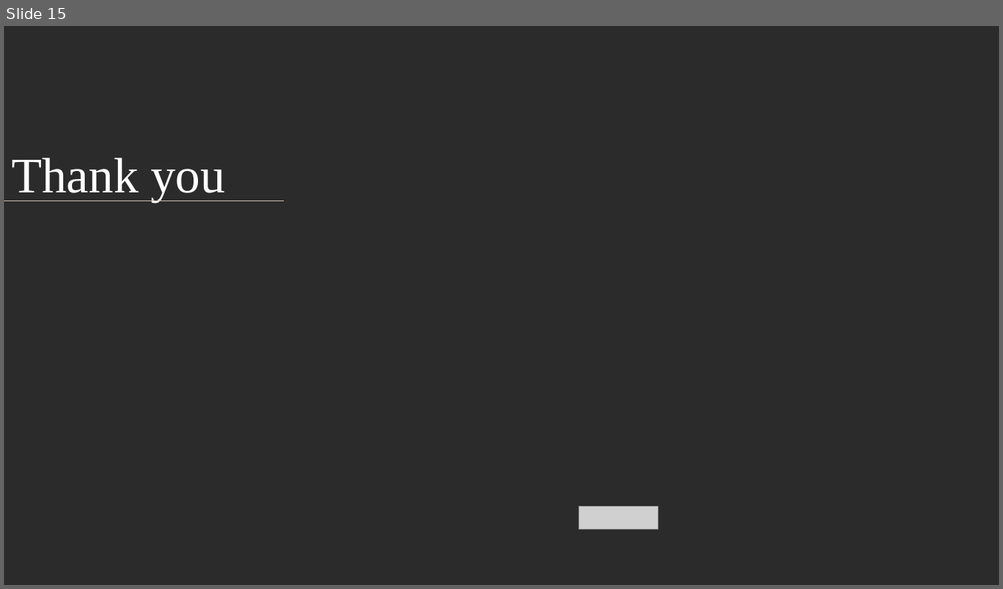
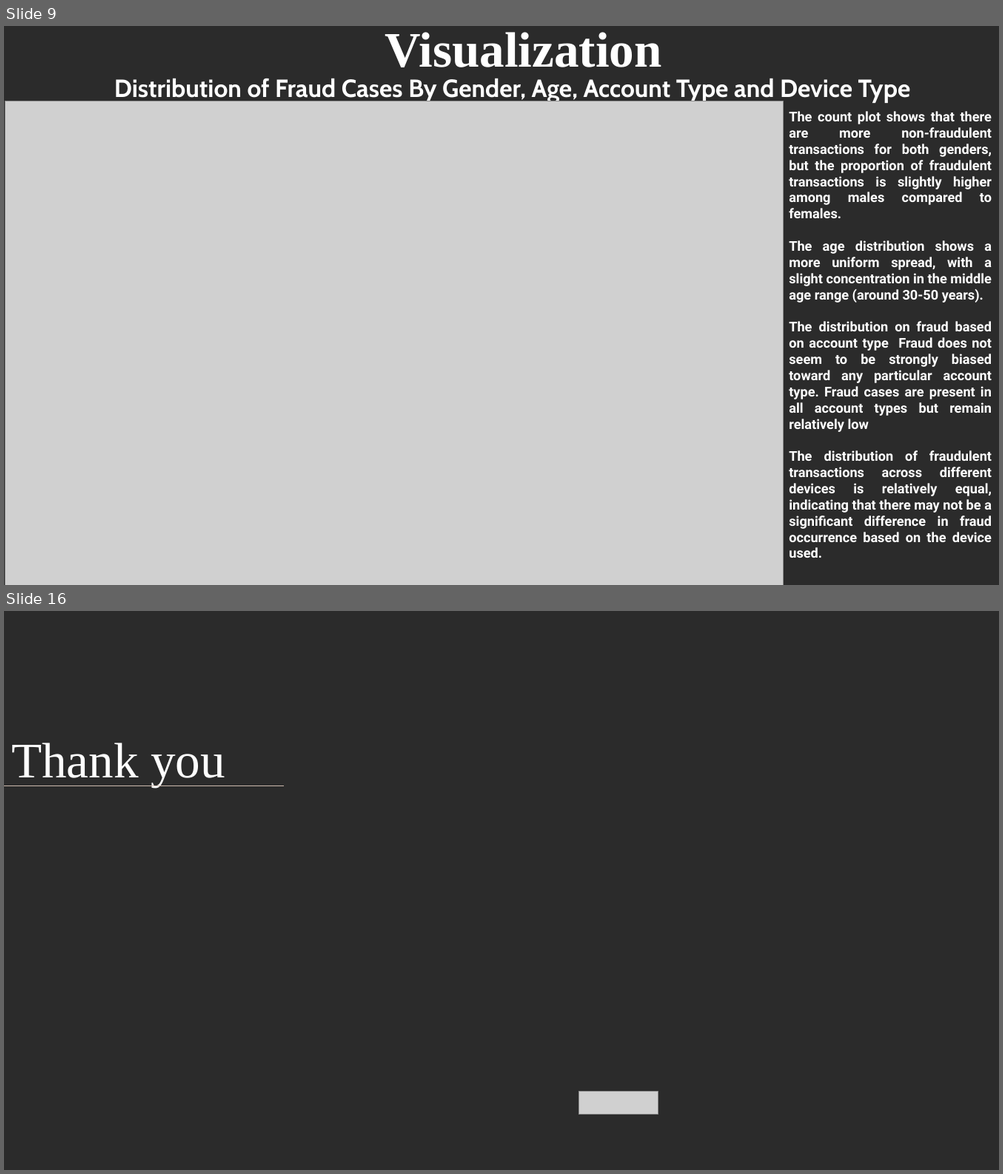
Before and after one commit to gkipkirui1/DSF-PT08P5-GROUP4-CAPSTONE-PROJECT, a slide deck: presentation/powerpoint_presentation.pptx. Shown one above the other, each under a label of ours: slide 15 before the commit, slides 9 and 16 after it; the slides between them are not shown. The pictures are 1003x589 and 1003x1174 pixels, drawn with LibreOffice and Linux fonts; fonts in the diff are those of the drawing; grey boxes stand for pictures; background and template pictures are left out; a plain dark background stands for a picture behind light text. Boxes give left, top, right and bottom in pixels: in the first picture for what was removed or moved away, otherwise in the second. Text is boxed around its words. In the diff, an @@ line names an element or a change of style, - is before the commit and + after.

```diff
--- a/presentation/powerpoint_presentation.pptx
+++ b/presentation/powerpoint_presentation.pptx
@@ slide 9 added at box(4, 26, 999, 585), background picture (left out) @@
@@ title added at box(385, 32, 662, 67), 48 pt, text #FFFFFF, bold @@
+Visualization
@@ subtitle added at box(114, 78, 910, 103), 24 pt, text #FFFFFF, bold @@
+Distribution of Fraud Cases By Gender, Age, Account Type and Device Type
@@ picture added at box(5, 101, 783, 585) @@
@@ text added at box(788, 111, 991, 558), 13 pt, text #FFFFFF, bold @@
+The count plot shows that there are more non-fraudulent transactions for both genders, but the proportion of fraudulent transactions is slightly higher among males compared to females.
+The age distribution shows a more uniform spread, with a slight concentration in the middle age range (around 30-50 years).
+The distribution on fraud based on account type Fraud does not seem to be strongly biased toward any particular account type. Fraud cases are present in all account types but remain relatively low
+The distribution of fraudulent transactions across different devices is relatively equal, indicating that there may not be a significant difference in fraud occurrence based on the device used.
@@ what was slide 15 is now slide 16 @@
```
Also in this commit, not shown: 10 slides changed, 4 other slides added, 4 slides removed, 1 other file.
